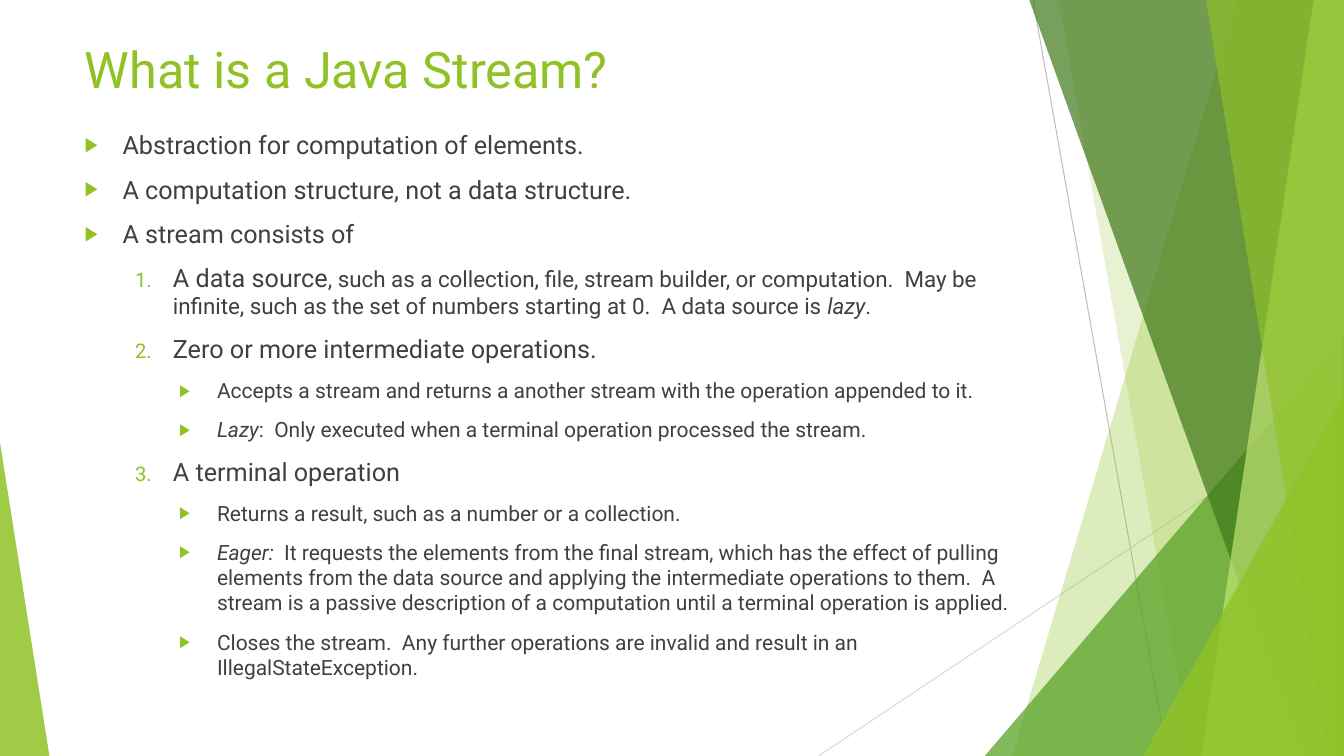
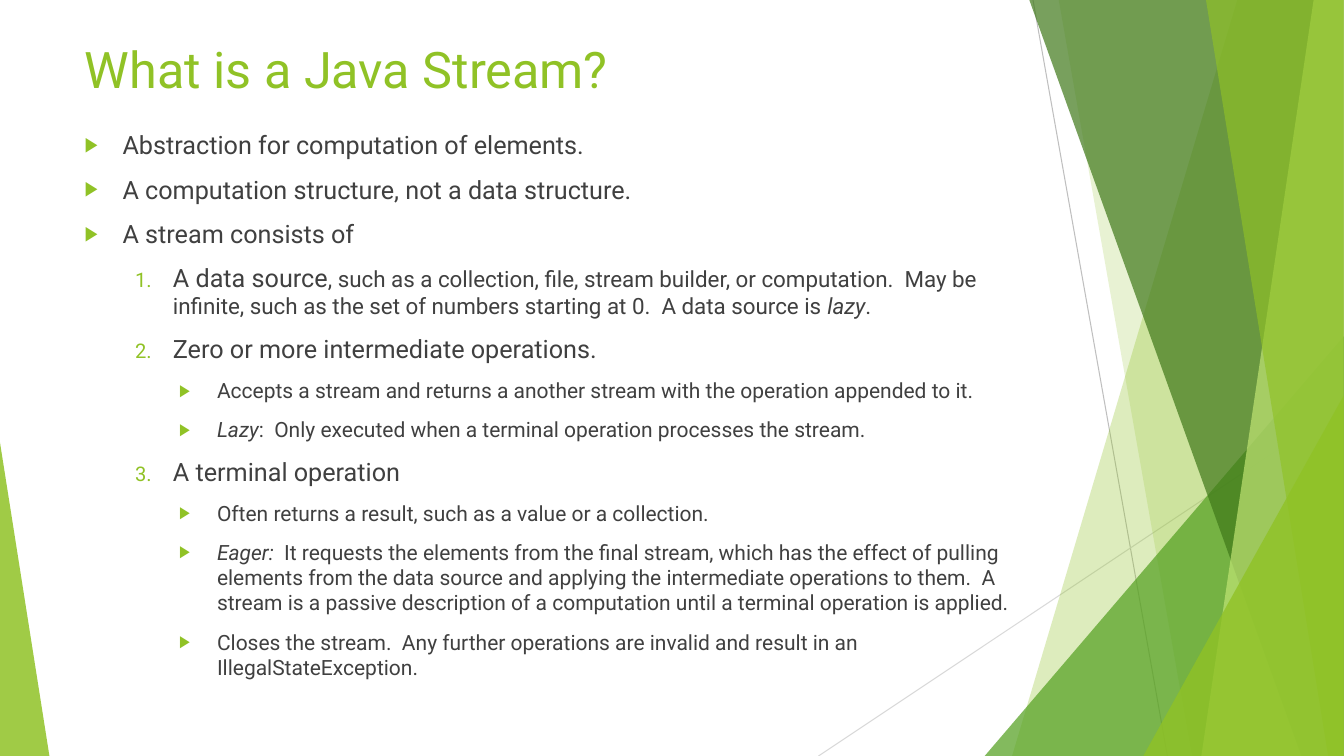
Before and after one commit to RichardRoda/2017-CodePaLOUsa-Lambda, a slide deck: slide 24 of Learning to Love the Lambda in the Stream.pptx. Drawn at 1344x756 pixels with LibreOffice and Linux fonts; fonts in the diff are those of the drawing. Boxes give left, top, right and bottom in pixels: in the first picture for what was removed or moved away, otherwise in the second. Text is boxed around its words. In the diff, an @@ line names an element or a change of style, - is before the commit and + after.

```diff
--- a/Learning to Love the Lambda in the Stream.pptx
+++ b/Learning to Love the Lambda in the Stream.pptx
@@ text at [217,421,865,442]: text changed @@
-    ▶ Lazy: Only executed when a terminal operation processed the stream.
+    ▶ Lazy: Only executed when a terminal operation processes the stream.
@@ text at [217,505,708,524]: text changed @@
-    ▶ Returns a result, such as a number or a collection.
+    ▶ Often returns a result, such as a value or a collection.
```
Also in this commit, not shown: 18 other slides changed.
